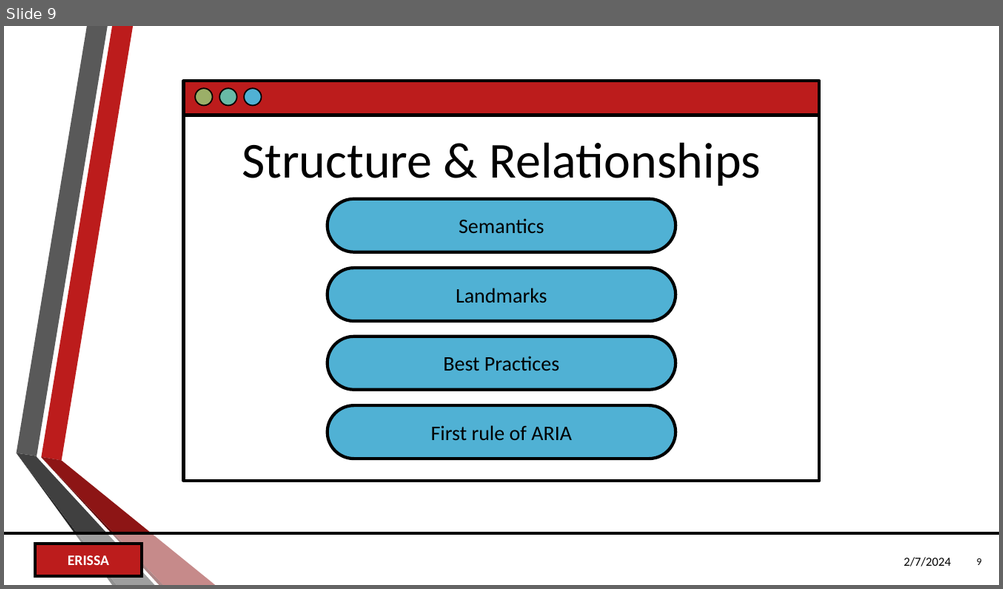
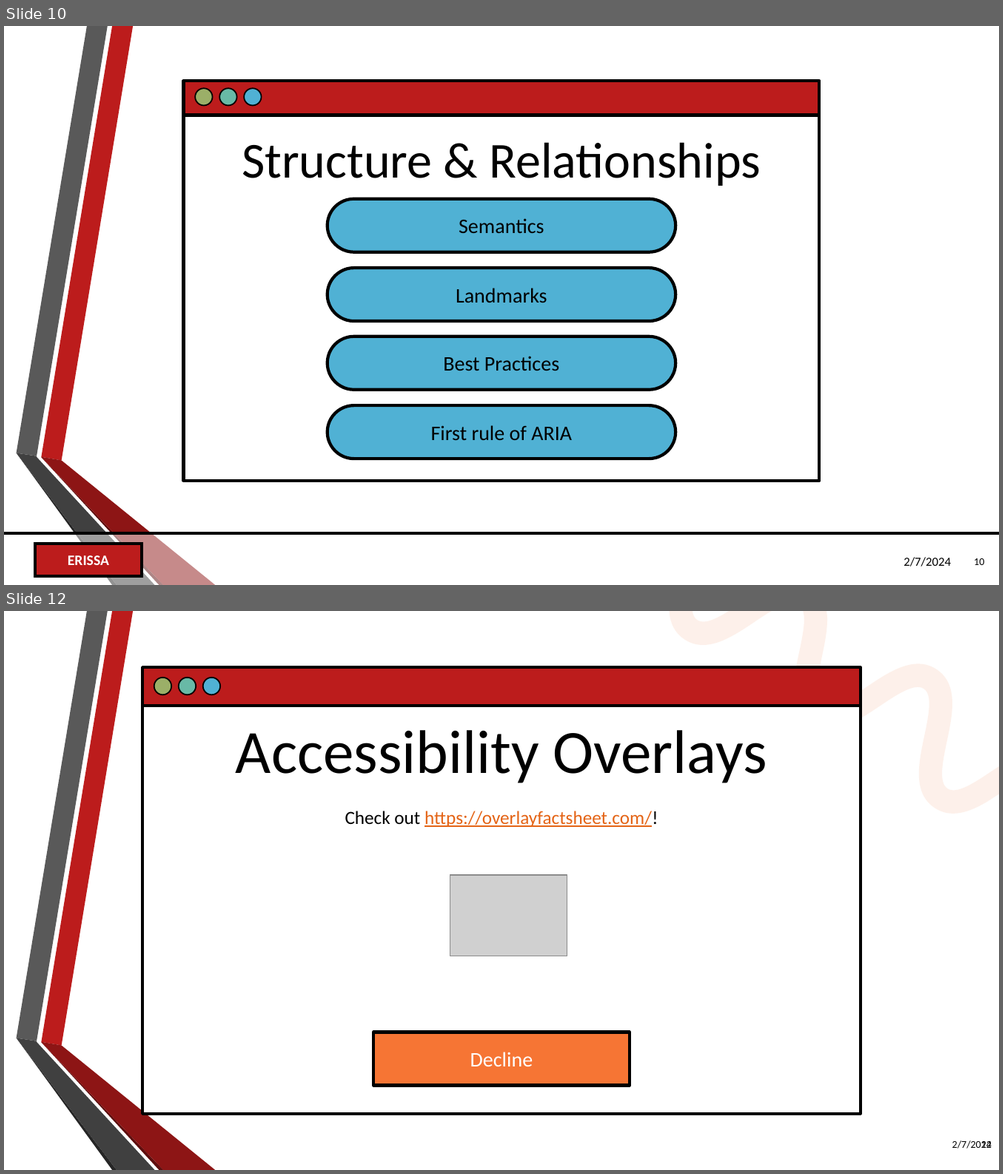
Before and after one commit to CorgiDev/A11y-Materials, a slide deck: Presentations/2024 Presentations/A11y 101 - Code Louisville.pptx. Shown one above the other, each under a label of ours: slide 9 before the commit, slides 10 and 12 after it; the slides between them are not shown. The pictures are 1003x589 and 1003x1174 pixels, drawn with LibreOffice and Linux fonts; fonts in the diff are those of the drawing; grey boxes stand for pictures; background and template pictures are left out. Boxes give left, top, right and bottom in pixels: in the first picture for what was removed or moved away, otherwise in the second. Text is boxed around its words. In the diff, an @@ line names an element or a change of style, - is before the commit and + after.

```diff
--- a/Presentations/2024 Presentations/A11y 101 - Code Louisville.pptx
+++ b/Presentations/2024 Presentations/A11y 101 - Code Louisville.pptx
@@ slide 12 added at (x1=4, y1=611, x2=999, y2=1170), background picture (left out); not listed: 6 template elements that a slide beside it also shows @@
@@ freeform shape added at (x1=669, y1=611, x2=999, y2=814), fill #FDE3D6 at 50% opacity @@
@@ group added at (x1=143, y1=668, x2=860, y2=1114): 3 ellipses, 2 rectangles @@
@@ title added at (x1=236, y1=730, x2=767, y2=783), 59.4 pt, text #000000 @@
+Accessibility Overlays
@@ text added at (x1=345, y1=811, x2=657, y2=827), 18 pt, text #E46416, underline @@
+Check out https://overlayfactsheet.com/!
@@ picture added at (x1=450, y1=875, x2=566, y2=956) @@
@@ subtitle added at (x1=373, y1=1033, x2=629, y2=1085), fill #F67534, outline #000000 3 pt, 20 pt, text #FFFFFF @@
+Decline
@@ text added at (x1=952, y1=1141, x2=991, y2=1149), 10 pt, text #000000 @@
+2/7/2024
@@ page number added at (x1=981, y1=1142, x2=991, y2=1148), 10 pt, text #000000 @@
+12
@@ what was slide 9 is now slide 10 @@
@@ page number at (x1=973, y1=559, x2=984, y2=565): text changed @@
-9
+10
```
Also in this commit, not shown: 1 slide changed, 2 other slides added.
